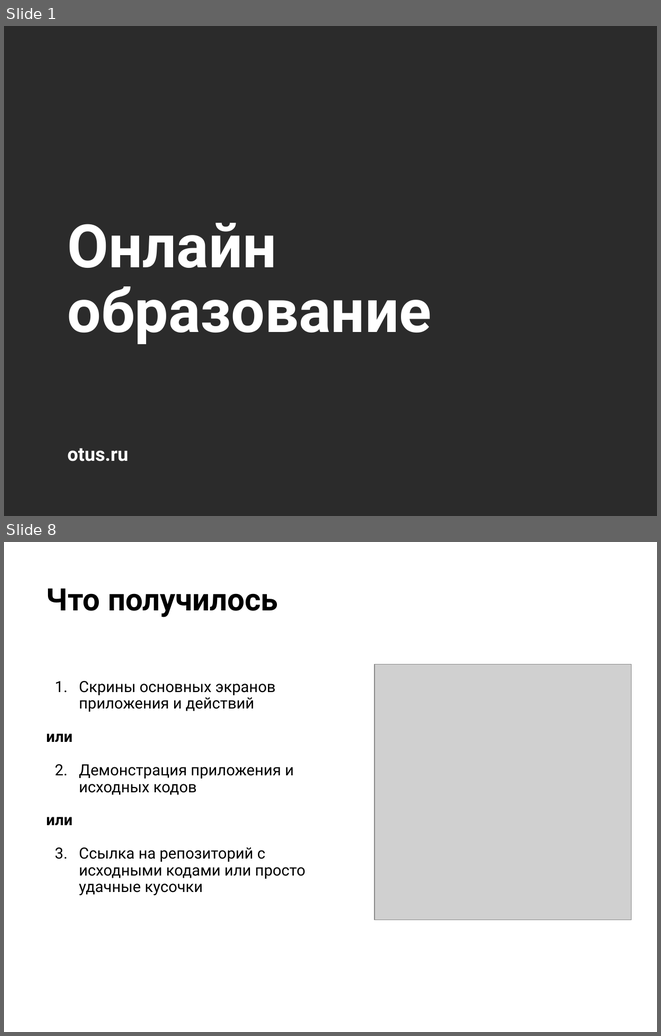
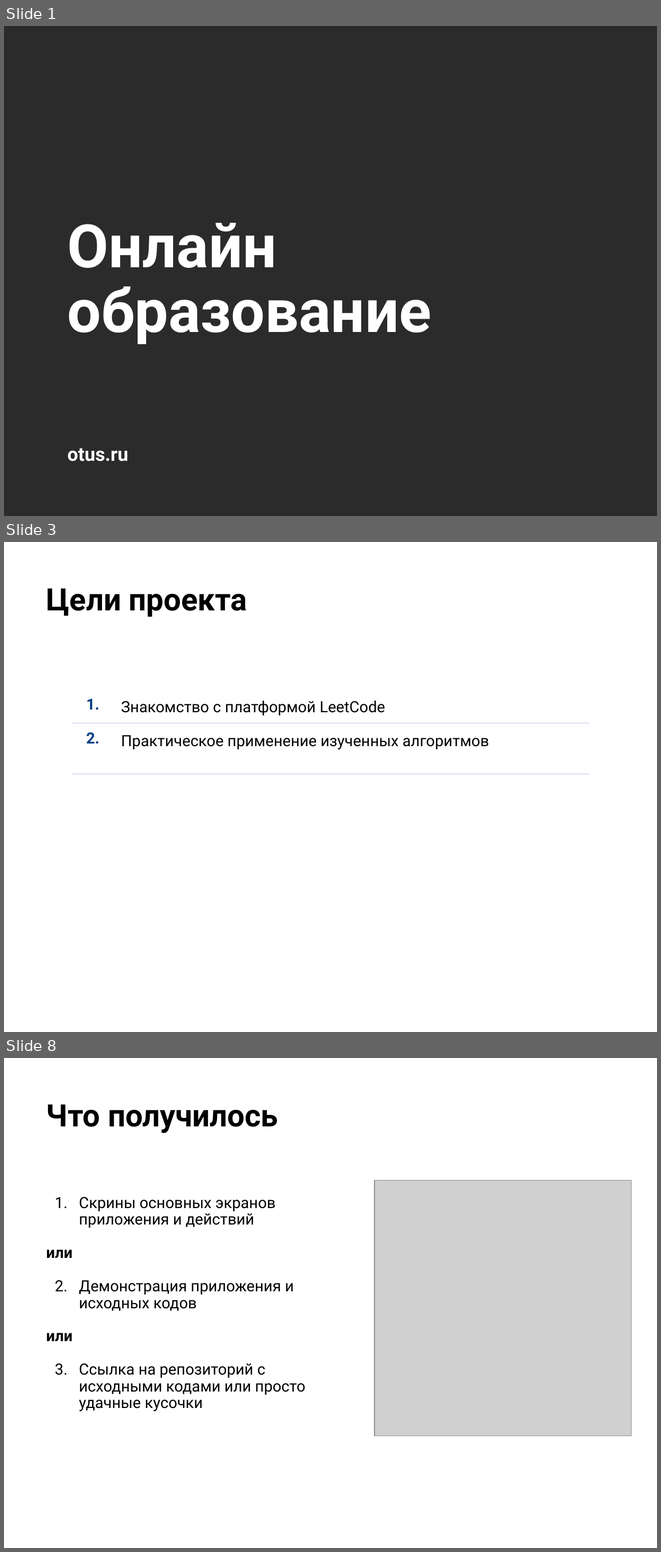
Before and after one commit to KateKorotkova/Otus.ProjectWork, a slide deck: Otus.ProjectWork.pptx. Shown one above the other, each under a label of ours: slides 1 and 8 before the commit, slides 1, 3 and 8 after it; the slides between them are not shown. The pictures are 661x1036 and 661x1552 pixels, drawn with LibreOffice and Linux fonts; fonts in the diff are those of the drawing; grey boxes stand for pictures; background and template pictures are left out; a plain dark background stands for a picture behind light text. Boxes give left, top, right and bottom in pixels: in the first picture for what was removed or moved away, otherwise in the second. Text is boxed around its words. In the diff, an @@ line names an element or a change of style, - is before the commit and + after.

```diff
--- a/Otus.ProjectWork.pptx
+++ b/Otus.ProjectWork.pptx
@@ slide 3 added at (4, 542, 657, 1032), background picture (left out) @@
@@ title added at (46, 588, 247, 617), 34 pt, text #000000, bold @@
+Цели проекта
@@ table added at (72, 689, 589, 773), 2 rows, 2 columns @@
+1. | Знакомство с платформой LeetCode
+2. | Практическое применение изученных алгоритмов
```
Also in this commit, not shown: 3 slides changed, 3 other slides added, 11 slides removed.
